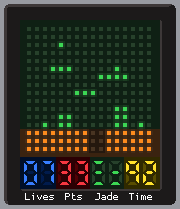
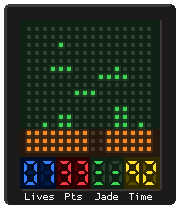
Revision of a layered 180px x 209px image; what changed, layer by layer:
painted on "graphics" over [left=20, top=129, right=160, bottom=157]
hid "Background" over [left=0, top=0, right=180, bottom=209]
